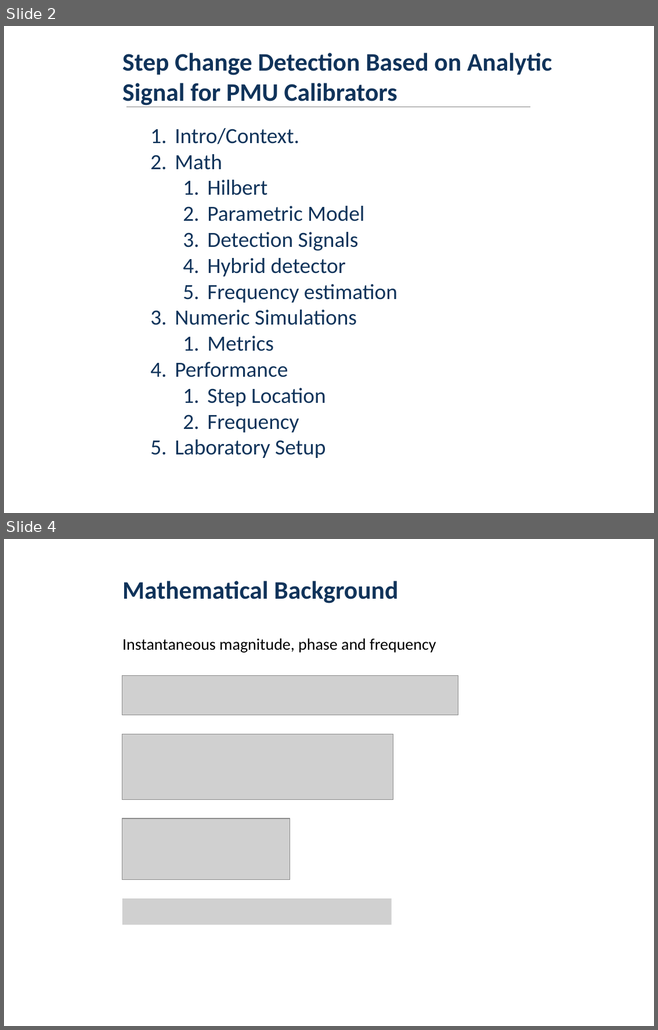
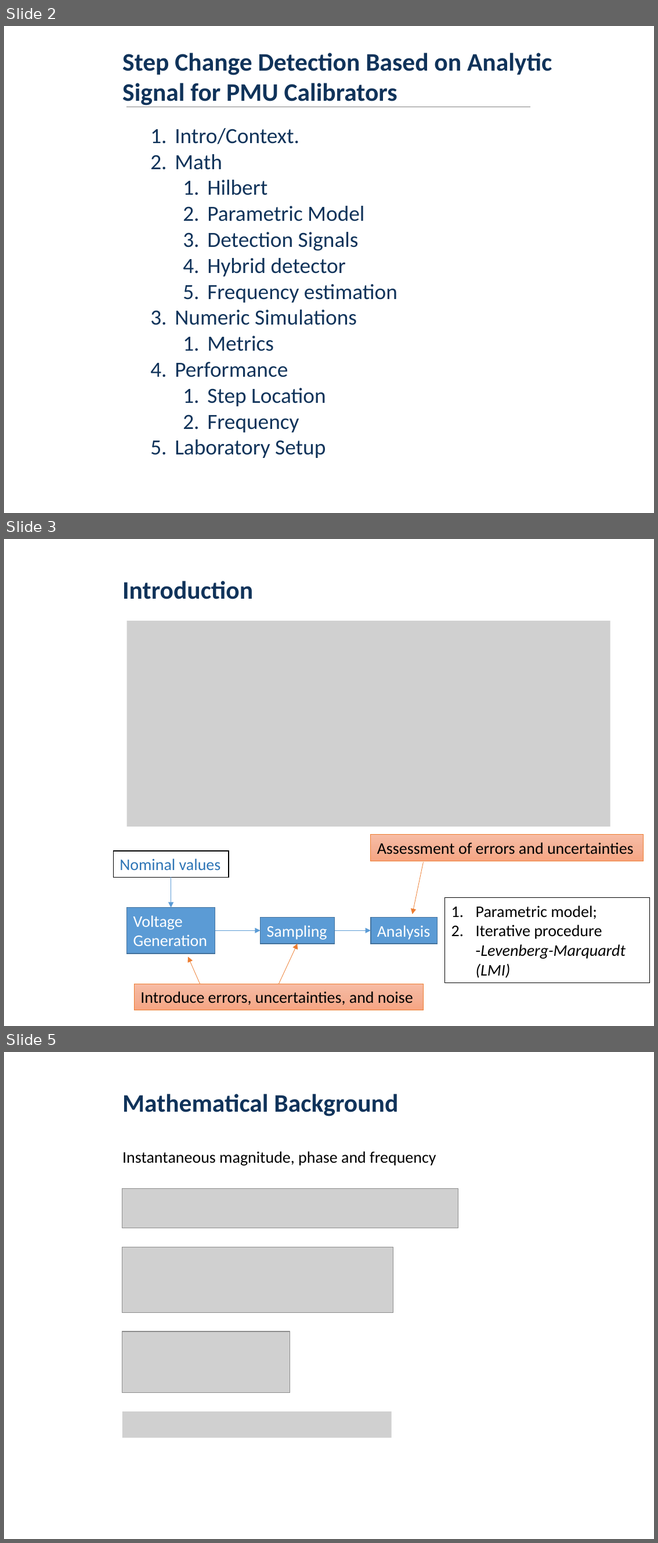
Before and after one commit to mbmartins/MATLABcodes, a slide deck: AMPS2019/AMPS-2019.pptx. Shown one above the other, each under a label of ours: slides 2 and 4 before the commit, slides 2, 3 and 5 after it; the slides between them are not shown. The pictures are 658x1030 and 658x1543 pixels, drawn with LibreOffice and Linux fonts; fonts in the diff are those of the drawing; grey boxes stand for pictures; background and template pictures are left out. Boxes give left, top, right and bottom in pixels: in the first picture for what was removed or moved away, otherwise in the second. Text is boxed around its words. In the diff, an @@ line names an element or a change of style, - is before the commit and + after.

```diff
--- a/AMPS2019/AMPS-2019.pptx
+++ b/AMPS2019/AMPS-2019.pptx
@@ slide 3 added at bbox=[4, 539, 654, 1026], background #FFFFFF @@
@@ text added at bbox=[122, 581, 253, 599], 28 pt, text #10335A, bold @@
+Introduction
@@ picture added at bbox=[127, 621, 610, 827] @@
@@ rectangle added at bbox=[113, 852, 228, 878], fill #FFFFFF, outline #000000 1 pt, 18 pt, text #2E75B6 @@
+Nominal values
@@ rectangle added at bbox=[371, 835, 643, 860], fill gradient #F7BDA5 to #F5B196 to #F8A582, outline #ED7D31 0.5 pt, 18 pt, text #000000 @@
+Assessment of errors and uncertainties
@@ arrow added from (423, 863) to (412, 914), #ED7D31 0.5 pt @@
@@ arrow added from (171, 878) to (171, 908), #5B9BD5 0.5 pt @@
@@ rectangle added at bbox=[444, 897, 649, 983], fill #FFFFFF, outline #000000 1 pt, 18 pt, text #000000 @@
+1. Parametric model;
+2. Iterative procedure -Levenberg-Marquardt (LMI)
@@ rectangle added at bbox=[127, 908, 215, 954], fill #5B9BD5, outline #43739E 1 pt, 18 pt, text #FFFFFF @@
+Voltage
+Generation
@@ rectangle added at bbox=[260, 918, 334, 944], fill #5B9BD5, outline #43739E 1 pt, 18 pt, text #FFFFFF @@
+Sampling
@@ rectangle added at bbox=[371, 918, 437, 944], fill #5B9BD5, outline #43739E 1 pt, 18 pt, text #FFFFFF @@
+Analysis
@@ arrow added from (215, 931) to (260, 931), #5B9BD5 0.5 pt @@
@@ arrow added from (335, 931) to (371, 931), #5B9BD5 0.5 pt @@
@@ arrow added from (279, 984) to (297, 944), #ED7D31 0.5 pt @@
@@ arrow added from (199, 984) to (188, 957), #ED7D31 0.5 pt @@
@@ rectangle added at bbox=[134, 984, 423, 1010], fill gradient #F7BDA5 to #F5B196 to #F8A582, outline #ED7D31 0.5 pt, 18 pt, text #000000 @@
+Introduce errors, uncertainties, and noise
@@ what was slide 4 is now slide 5 @@
```
Also in this commit, not shown: 4 slides changed, 10 other slides added, 1 slide removed.
